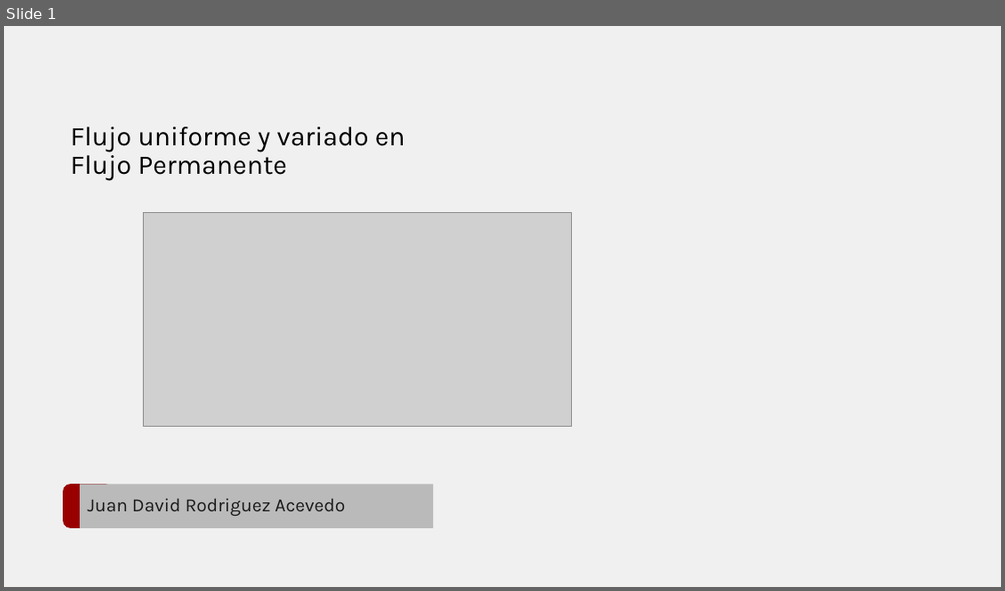
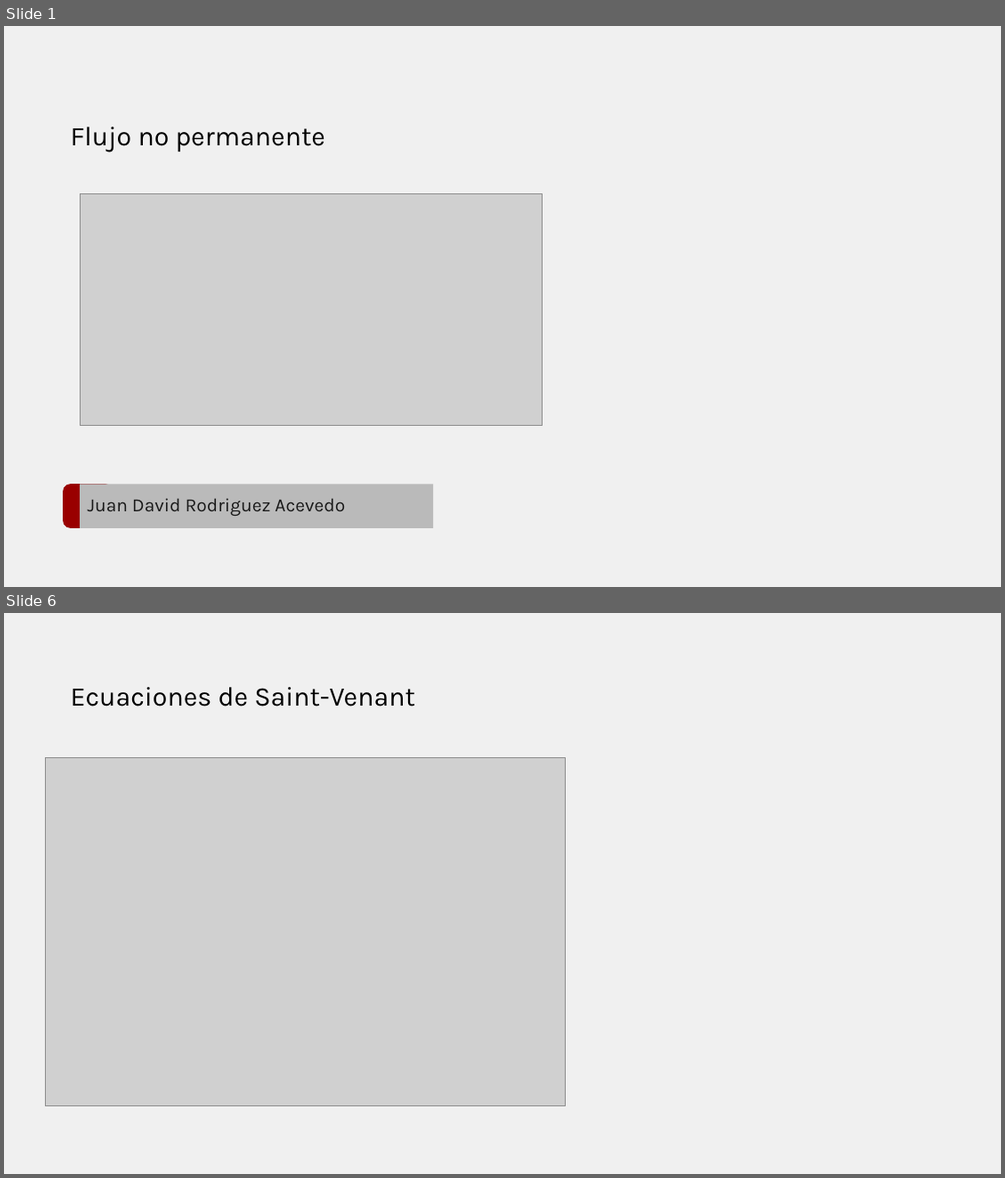
Before and after one commit to juanrodace/J.HRAS, a slide deck: Section01/UnsteadyFlow/HRAS.S1.UF.pptx. Shown one above the other, each under a label of ours: slide 1 before the commit, slides 1 and 6 after it; the slides between them are not shown. The pictures are 1005x591 and 1005x1178 pixels, drawn with LibreOffice and Linux fonts; fonts in the diff are those of the drawing; grey boxes stand for pictures; background and template pictures are left out. Boxes give left, top, right and bottom in pixels: in the first picture for what was removed or moved away, otherwise in the second. Text is boxed around its words. In the diff, an @@ line names an element or a change of style, - is before the commit and + after.

```diff
--- a/Section01/UnsteadyFlow/HRAS.S1.UF.pptx
+++ b/Section01/UnsteadyFlow/HRAS.S1.UF.pptx
@@ slide 6 added at box(4, 613, 1001, 1174), background #F0F0F0 @@
@@ title added at box(71, 687, 415, 706), 26 pt, text #000000 @@
+Ecuaciones de Saint-Venant
@@ picture added at box(45, 758, 565, 1107) @@
@@ slide 1 changed as well @@
@@ text at box(71, 127, 325, 152): text changed @@
-Flujo uniforme y variado en
-Flujo Permanente
+Flujo no permanente
@@ picture: place and size @@
-picture at box(144, 212, 572, 426)
+picture at box(80, 193, 542, 425)
```
Also in this commit, not shown: 4 other slides added, 10 slides removed, 3 other files.
